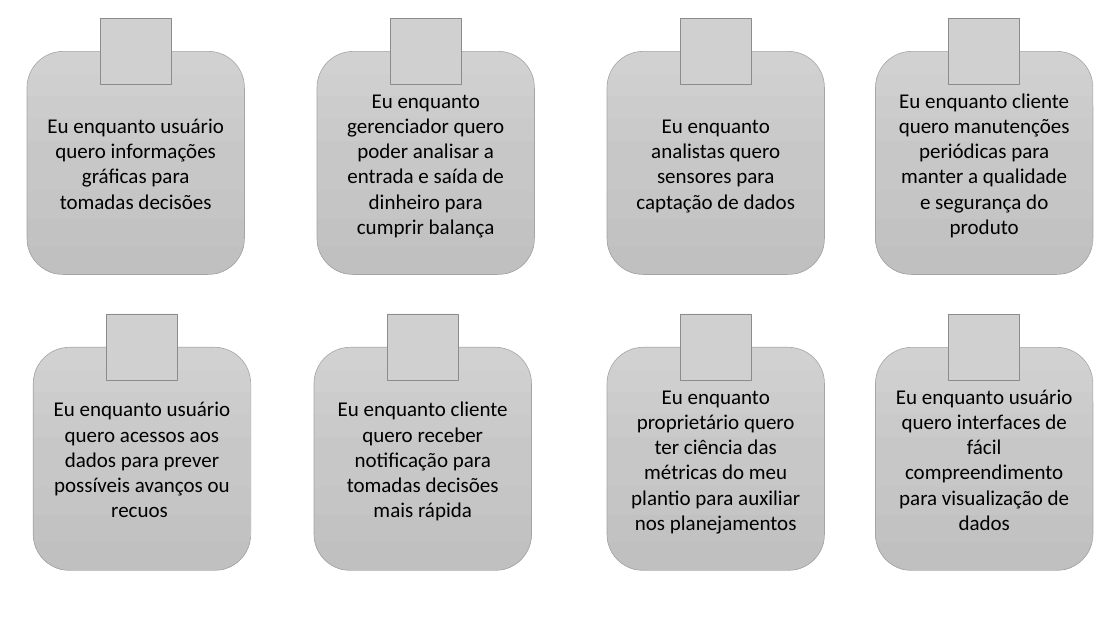
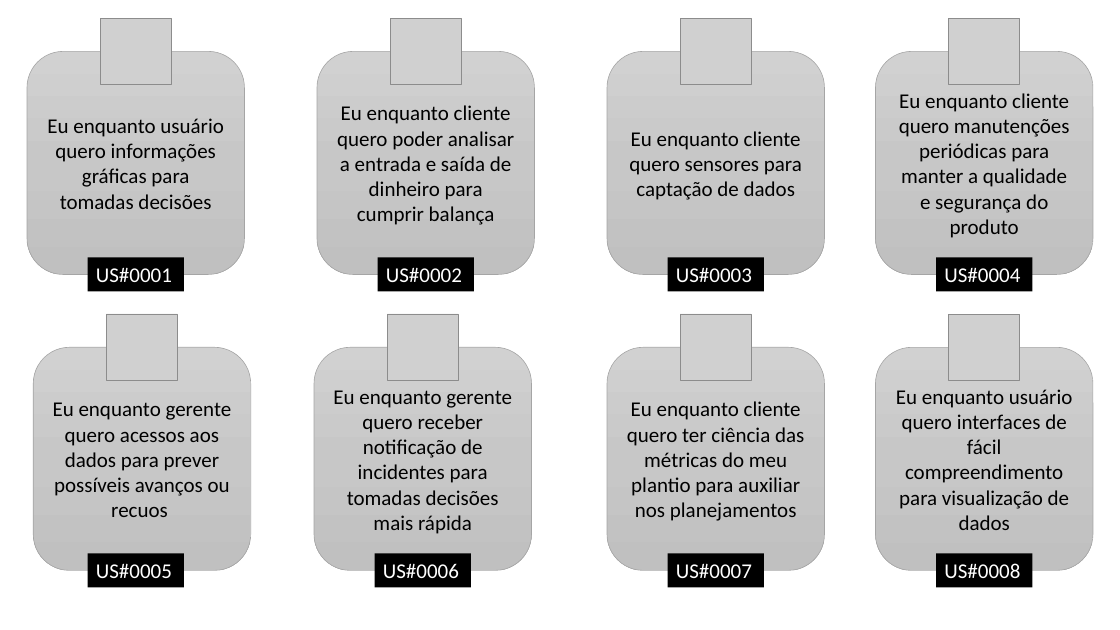
Before and after one commit to bandtec-grupoteste-2020-2/grupo-05-ccoa-20201, a slide deck: slide 1 of Projeto SIX MIND/Documentação/User Story - Six Minds.pptx. Drawn at 1120x630 pixels with LibreOffice and Linux fonts; fonts in the diff are those of the drawing; grey boxes stand for pictures. Boxes give left, top, right and bottom in pixels: in the first picture for what was removed or moved away, otherwise in the second. Text is boxed around its words. In the diff, an @@ line names an element or a change of style, - is before the commit and + after.

```diff
--- a/Projeto SIX MIND/Documentação/User Story - Six Minds.pptx
+++ b/Projeto SIX MIND/Documentação/User Story - Six Minds.pptx
@@ text in rounded rectangle at bbox=[337, 105, 514, 225]: text changed @@
-Eu enquanto gerenciador quero poder analisar a entrada e saída de dinheiro para cumprir balança
+Eu enquanto cliente quero poder analisar a entrada e saída de dinheiro para cumprir balança
@@ text in rounded rectangle at bbox=[629, 131, 802, 200]: text changed @@
-Eu enquanto analistas quero sensores para captação de dados
+Eu enquanto cliente quero sensores para captação de dados
@@ rectangle added at bbox=[87, 258, 184, 292], fill #000000, 18 pt, text #FFFFFF @@
+US#0001
@@ rectangle added at bbox=[377, 258, 474, 292], fill #000000, 18 pt, text #FFFFFF @@
+US#0002
@@ rectangle added at bbox=[668, 258, 765, 292], fill #000000, 18 pt, text #FFFFFF @@
+US#0003
@@ rectangle added at bbox=[936, 258, 1033, 292], fill #000000, 18 pt, text #FFFFFF @@
+US#0004
@@ text in rounded rectangle at bbox=[53, 402, 232, 517]: text changed @@
-Eu enquanto usuário quero acessos aos dados para prever possíveis avanços ou recuos
+Eu enquanto gerente quero acessos aos dados para prever possíveis avanços ou recuos
@@ text in rounded rectangle at bbox=[333, 390, 512, 534]: text changed @@
-Eu enquanto cliente quero receber notificação para tomadas decisões mais rápida
+Eu enquanto gerente quero receber notificação de incidentes para tomadas decisões mais rápida
@@ text in rounded rectangle at bbox=[627, 401, 804, 521]: text changed @@
-Eu enquanto proprietário quero ter ciência das métricas do meu plantio para auxiliar nos planejamentos
+Eu enquanto cliente quero ter ciência das métricas do meu plantio para auxiliar nos planejamentos
@@ rectangle added at bbox=[87, 554, 184, 587], fill #000000, 18 pt, text #FFFFFF @@
+US#0005
@@ rectangle added at bbox=[375, 554, 471, 587], fill #000000, 18 pt, text #FFFFFF @@
+US#0006
@@ rectangle added at bbox=[668, 554, 765, 587], fill #000000, 18 pt, text #FFFFFF @@
+US#0007
@@ rectangle added at bbox=[936, 554, 1033, 587], fill #000000, 18 pt, text #FFFFFF @@
+US#0008
```
Also in this commit, not shown: 1 other slide changed, 3 slides added, 1 other file.
